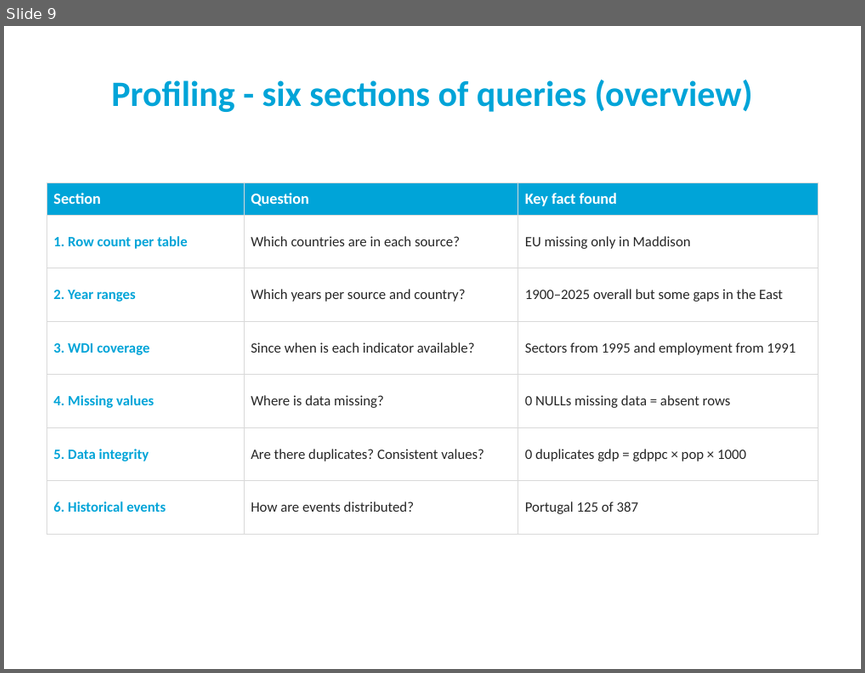
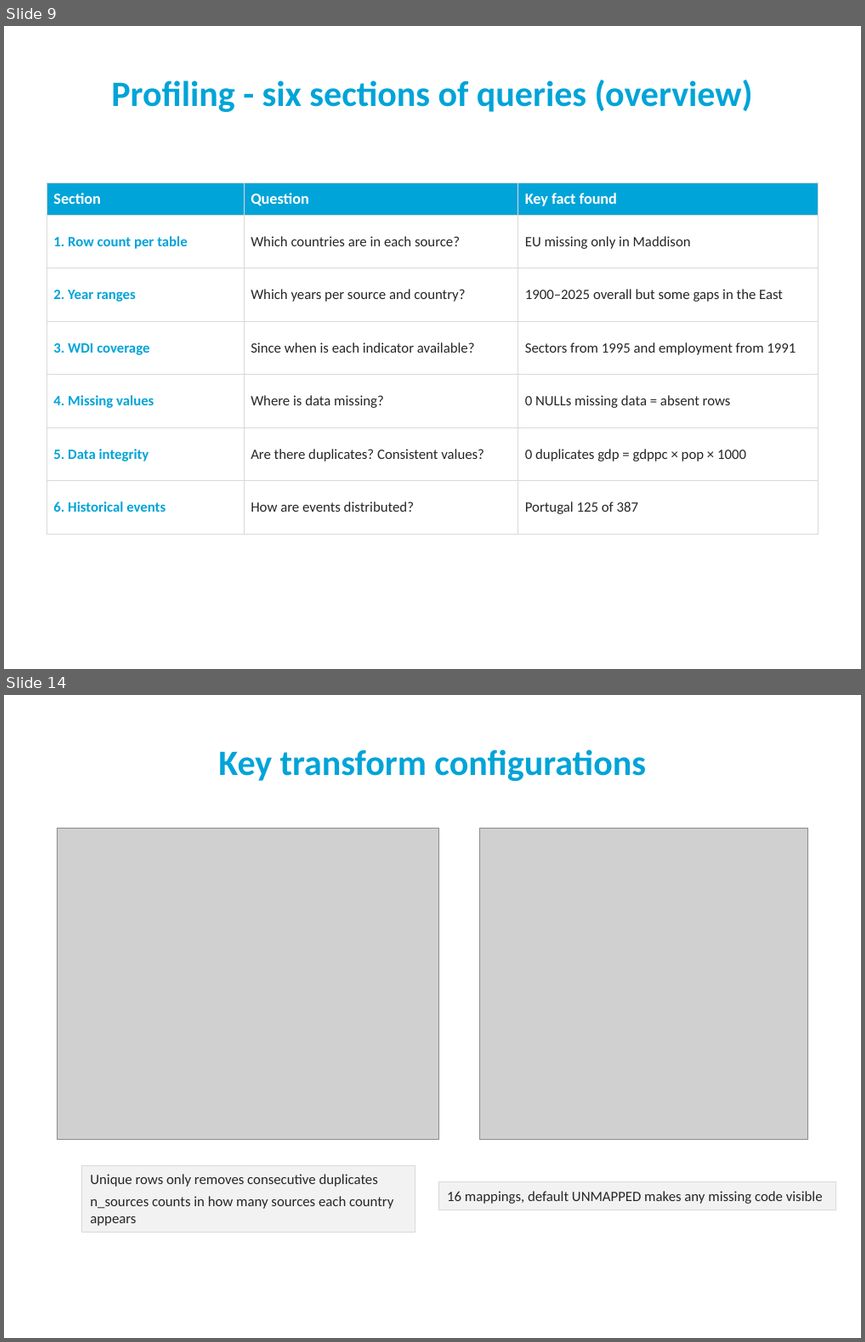
Before and after one commit to goncalo151515/AID, a slide deck: slides_20.pptx. Shown one above the other, each under a label of ours: slide 9 before the commit, slides 9 and 14 after it; the slides between them are not shown. The pictures are 865x673 and 865x1342 pixels, drawn with LibreOffice and Linux fonts; fonts in the diff are those of the drawing; grey boxes stand for pictures; background and template pictures are left out. Boxes give left, top, right and bottom in pixels: in the first picture for what was removed or moved away, otherwise in the second. Text is boxed around its words. In the diff, an @@ line names an element or a change of style, - is before the commit and + after.

```diff
--- a/slides_20.pptx
+++ b/slides_20.pptx
@@ slide 14 added at bbox=[4, 695, 861, 1338], background #FFFFFF @@
@@ title added at bbox=[218, 749, 646, 781], 30 pt, text #00A4D8, bold @@
+Key transform configurations
@@ picture added at bbox=[57, 828, 438, 1140] @@
@@ picture added at bbox=[479, 828, 808, 1139] @@
@@ rectangle added at bbox=[82, 1165, 415, 1231], fill #F2F2F2, outline #D9D9D9 0.75 pt @@
@@ text added at bbox=[90, 1174, 393, 1225], 12 pt, text #262626 @@
+Unique rows only removes consecutive duplicates
+n_sources counts in how many sources each country appears
@@ rectangle added at bbox=[438, 1182, 836, 1209], fill #F2F2F2, outline #D9D9D9 0.75 pt @@
@@ text added at bbox=[447, 1191, 823, 1203], 12 pt, text #262626 @@
+16 mappings, default UNMAPPED makes any missing code visible
```
Also in this commit, not shown: 6 slides changed, 9 other slides added, 11 other files.
